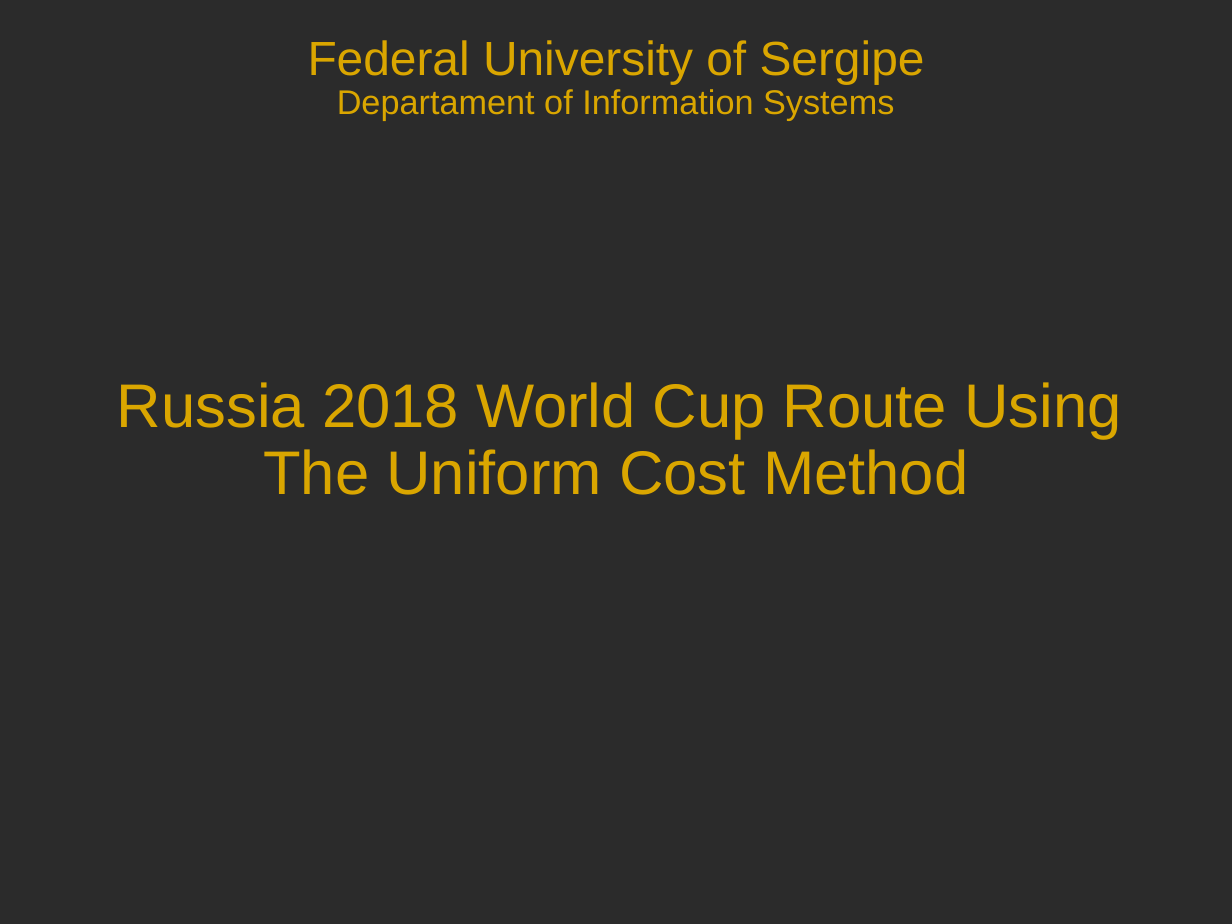
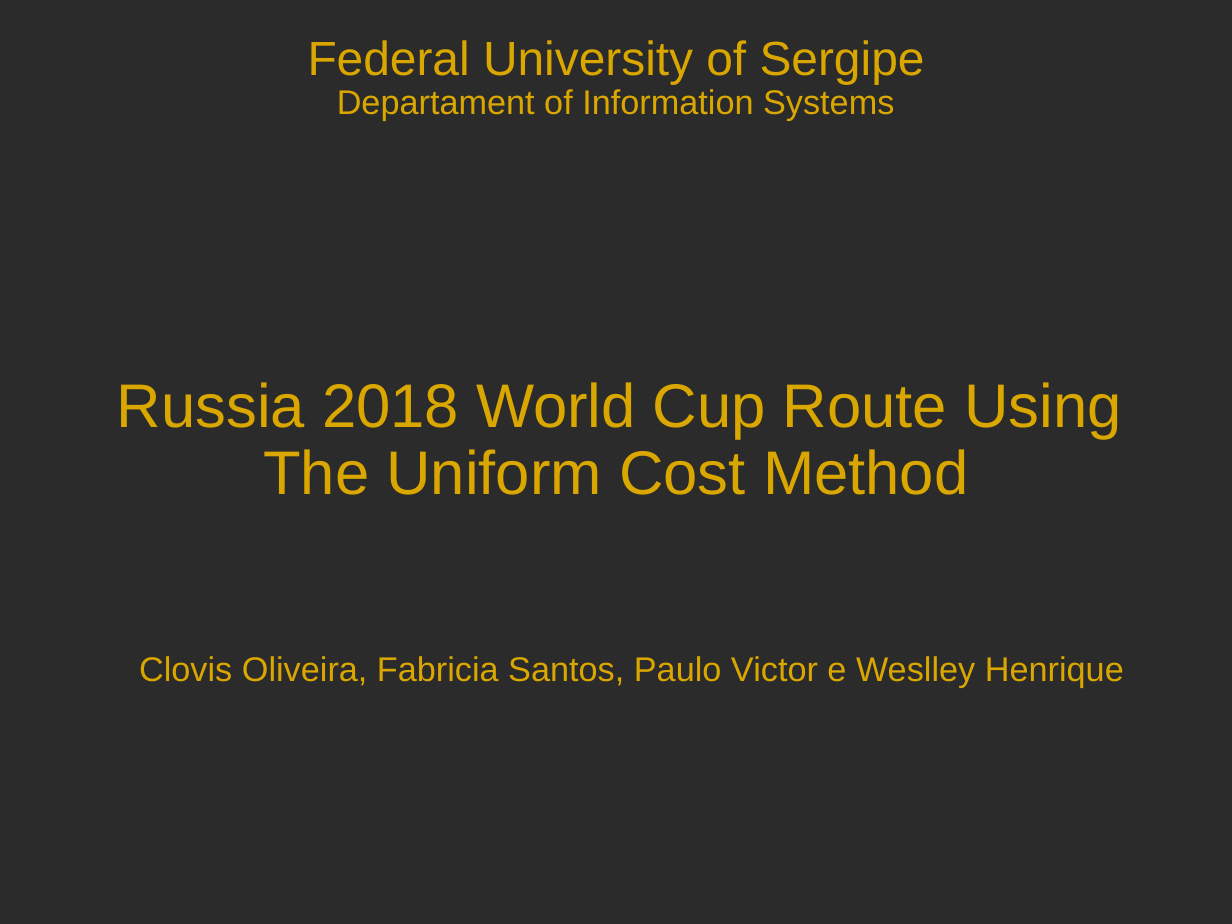
Before and after one commit to fabriciasantos/Guia-da-Copa-do-Mundo-2018, a slide deck: slide 1 of Federal University of Sergipe.pptx. Drawn at 1232x924 pixels with LibreOffice and Linux fonts; fonts in the diff are those of the drawing; background and template pictures are left out; a plain dark background stands for a picture behind light text. Boxes give left, top, right and bottom in pixels: in the first picture for what was removed or moved away, otherwise in the second. Text is boxed around its words. In the diff, an @@ line names an element or a change of style, - is before the commit and + after.

```diff
--- a/Federal University of Sergipe.pptx
+++ b/Federal University of Sergipe.pptx
@@ text added at <box>139,656,1124,688</box>, 20 pt, text #DAA600 @@
+Clovis Oliveira, Fabricia Santos, Paulo Victor e Weslley Henrique
```
Also in this commit, not shown: 4 other files.
